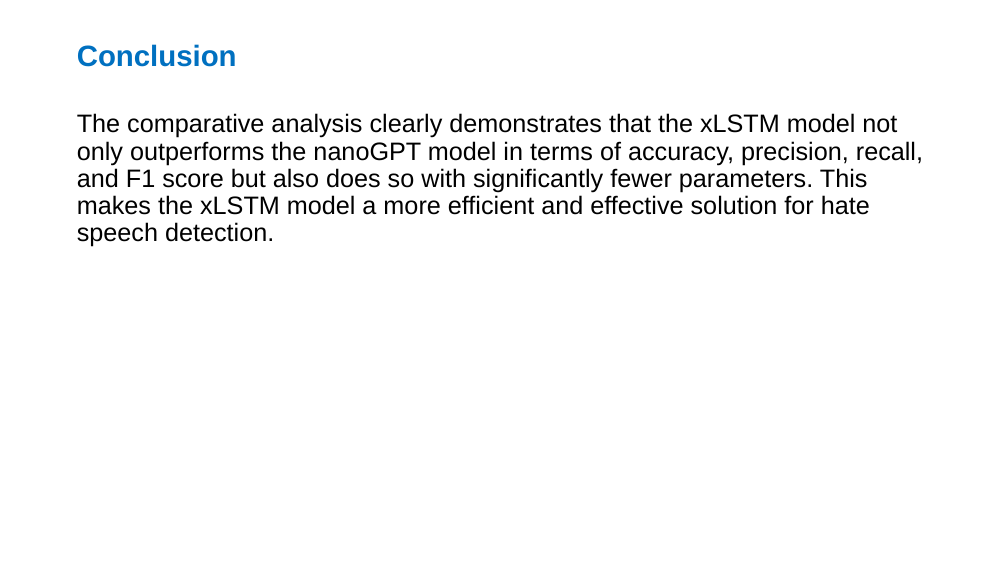
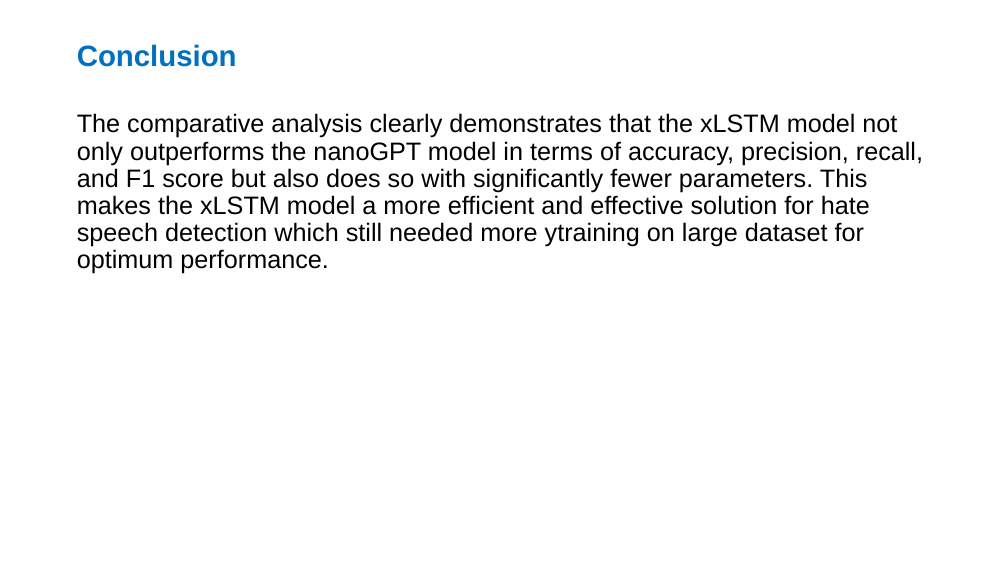
Before and after one commit to samson12193/xLSTM-Hate-Speech, a slide deck: slide 13 of Data Glacier Internship.pptx (slide 12 before the commit). Drawn at 1008x567 pixels with LibreOffice and Linux fonts; fonts in the diff are those of the drawing. Boxes give left, top, right and bottom in pixels: in the first picture for what was removed or moved away, otherwise in the second. Text is boxed around its words. In the diff, an @@ line names an element or a change of style, - is before the commit and + after.

Commit message:
Add files via upload
Updated file

```diff
--- a/Data Glacier Internship.pptx
+++ b/Data Glacier Internship.pptx
@@ text at (77, 113, 923, 274): text changed @@
-The comparative analysis clearly demonstrates that the xLSTM model not only outperforms the nanoGPT model in terms of accuracy, precision, recall, and F1 score but also does so with significantly fewer parameters. This makes the xLSTM model a more efficient and effective solution for hate speech detection.
+The comparative analysis clearly demonstrates that the xLSTM model not only outperforms the nanoGPT model in terms of accuracy, precision, recall, and F1 score but also does so with significantly fewer parameters. This makes the xLSTM model a more efficient and effective solution for hate speech detection which still needed more ytraining on large dataset for optimum performance.
```
Also in this commit, not shown: 3 other slides changed, 1 slide added.
